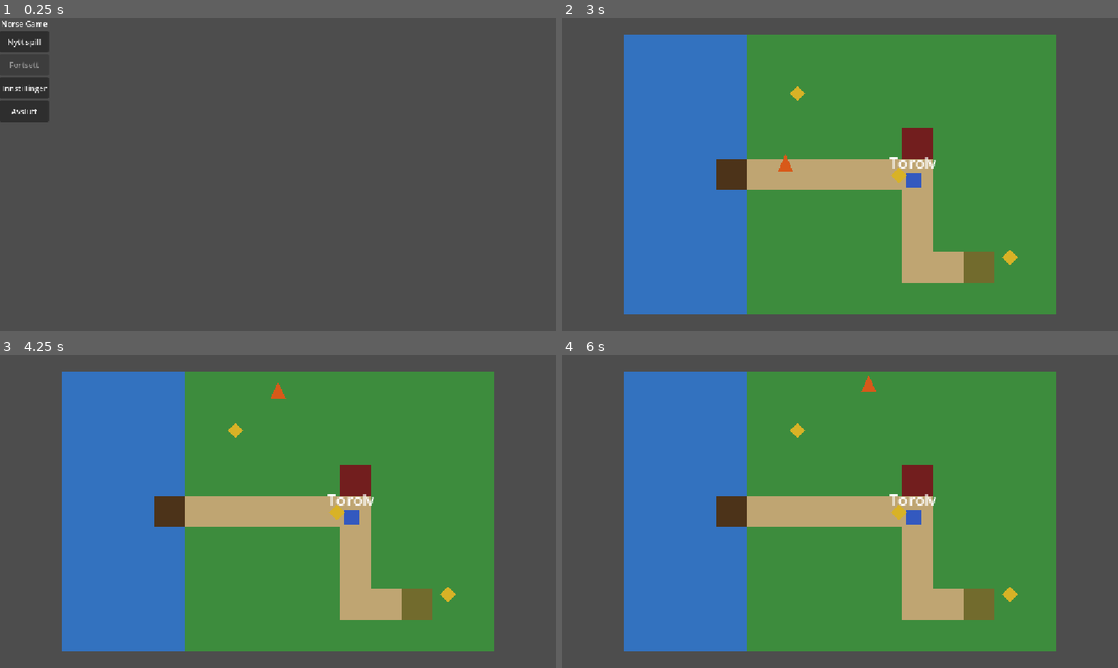
Above: before the commit, frames 1-4 (two rows, left to right).
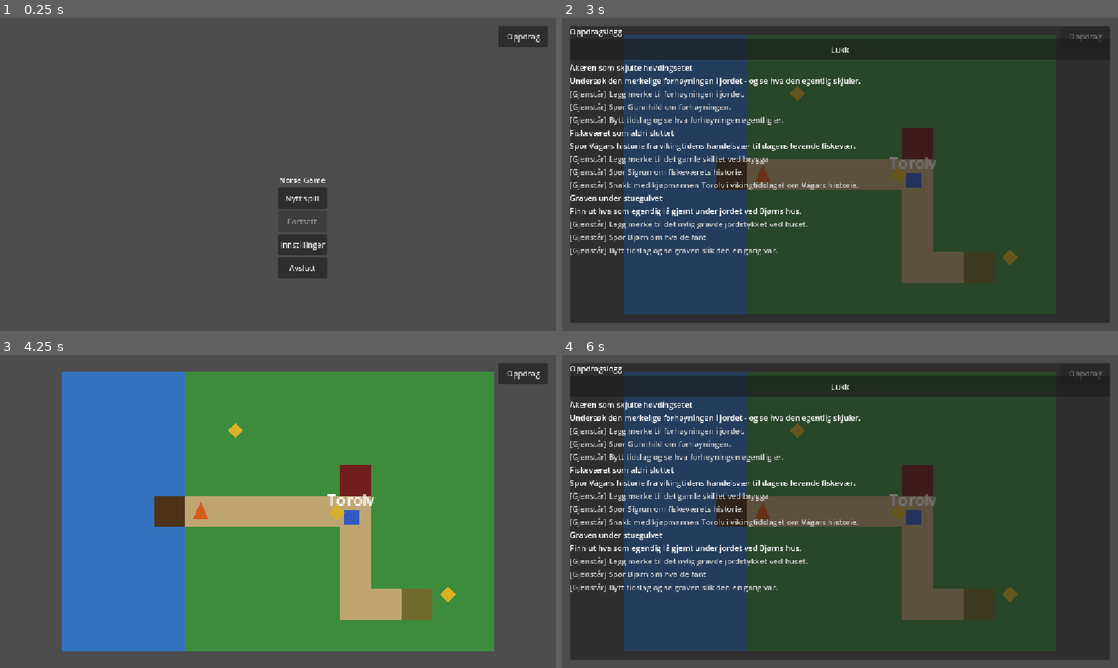
Above: after the commit, the same moments.

Repository: AtlasInMind/norse-game
Game: Godot game, scene res://scenes/main_menu.tscn
Two runs of this game, one before a commit and one after it. Both use one fixed random seed, a clock stepped at 60 frames per second and the inputs below.
Inputs (mouse positions are in pixels of both pictures, inside the frame that each line leads up to):
- Up to frame 1 (0.25 s): no input
- Up to frame 2 (3 s): click (1084, 36) at 0.5 s, where only the run after the commit has a clickable "Oppdrag"; click (840, 49) at 1.25 s, where only the run after the commit has a clickable "Lukk"; click "Nytt spill" at 2 s; click (1084, 36) at 2.75 s, where only the run after the commit has a clickable "Oppdrag"
- Up to frame 3 (4.25 s): click (278, 386) at 3.5 s, where only the run after the commit has a clickable "Lukk"
- Up to frame 4 (6 s): click (1084, 373) at 4.25 s, where only the run after the commit has a clickable "Oppdrag"; click (840, 386) at 5 s, where only the run after the commit has a clickable "Lukk"; click (1084, 373) at 5.75 s, where only the run after the commit has a clickable "Oppdrag"

The runs differ from the first frame. In frame 1, 4.2% of the frame differs, in the area x 0-99%, y 0-84%; in frame 2, 91%, in the area x 1-99%, y 2-98%; in frame 3, 0.7%; in frame 4, 91%.

Commit message:
Implementer synlig oppdragslogg-UI (issue #15)
Legger til en oppdragslogg (autoload QuestLogUI), åpnet via en
"Oppdrag"-knapp eller L-tasten, som viser alle aktive oppdrag med
tittel, beskrivelse og steg-status (fullført/gjenstår), koblet til
QuestManager sine quest_step_completed/quest_completed-signaler.
Fullførte oppdrag fjernes fra loggen. QuestManager fikk en ny
get_active_quests()-getter (defensiv kopi); era-bytte blokkeres nå
også mens loggen er åpen, i tillegg til under dialog.

Legger også til eksplisitte anchor-egenskaper på main_menu.tscn sin
rot-node - satt kun i kode via _ready() var ikke nok til å sentrere
menyen korrekt i selve web-eksporten (bekreftet under manuell
nettleser-testing av denne oppgaven).

Co-Authored-By: Claude Sonnet 5 <noreply@anthropic.com>
Claude-Session: https://claude.ai/code/session_014qgPGoKn3nZmKBvgbYEBQp

Diff:
--- a/game/project.godot
+++ b/game/project.godot
@@ -23,6 +23,7 @@
 QuestManager="*res://scripts/quest_manager.gd"
 DialogueUI="*res://scripts/dialogue_ui.gd"
 SettingsSystem="*res://scripts/settings_system.gd"
+QuestLogUI="*res://scripts/quest_log_ui.gd"
 
 [rendering]
 
--- a/game/scenes/main_menu.tscn
+++ b/game/scenes/main_menu.tscn
@@ -3,4 +3,9 @@
 [ext_resource type="Script" path="res://scripts/main_menu.gd" id="1_menuscript"]
 
 [node name="MainMenu" type="Control"]
+anchors_preset = 15
+anchor_right = 1.0
+anchor_bottom = 1.0
+grow_horizontal = 2
+grow_vertical = 2
 script = ExtResource("1_menuscript")
--- a/game/scripts/era_transition_controller.gd
+++ b/game/scripts/era_transition_controller.gd
@@ -25,7 +25,7 @@
 
 
 func _unhandled_input(event: InputEvent) -> void:
-	if _is_transitioning or DialogueUI.is_open():
+	if _is_transitioning or DialogueUI.is_open() or QuestLogUI.is_open():
 		return
 	if event is InputEventKey and event.pressed and not event.echo and event.keycode == KEY_E:
 		_toggle_era()
--- /dev/null
+++ b/game/scripts/quest_log_ui.gd
@@ -0,0 +1,151 @@
+extends CanvasLayer
+
+## Globalt oppdragslogg-UI (autoload "QuestLogUI"), bygget i kode etter
+## samme plassholderaktige mønster som dialogue_ui.gd, jf. CLAUDE.md om
+## placeholder-grafikk fram til M3. Viser aktive oppdrag med tittel,
+## beskrivelse og steg-status, koblet til QuestManager sine signaler.
+
+const STEP_DONE_COLOR := Color(0.4, 0.75, 0.45)
+const STEP_PENDING_COLOR := Color(0.8, 0.8, 0.8)
+
+var _toggle_button: Button
+var _barrier: Control
+var _quests_box: VBoxContainer
+
+
+func _ready() -> void:
+	layer = 80
+
+	_toggle_button = Button.new()
+	_toggle_button.text = "Oppdrag"
+	_toggle_button.custom_minimum_size = Vector2(0, 44)
+	_toggle_button.set_anchors_preset(Control.PRESET_TOP_RIGHT)
+	_toggle_button.grow_horizontal = Control.GROW_DIRECTION_BEGIN
+	_toggle_button.offset_left = -120
+	_toggle_button.offset_right = -16
+	_toggle_button.offset_top = 16
+	_toggle_button.offset_bottom = 60
+	_toggle_button.pressed.connect(toggle_log)
+	add_child(_toggle_button)
+
+	_barrier = Control.new()
+	_barrier.set_anchors_preset(Control.PRESET_FULL_RECT)
+	_barrier.mouse_filter = Control.MOUSE_FILTER_STOP
+	_barrier.visible = false
+	add_child(_barrier)
+
+	var panel := PanelContainer.new()
+	panel.set_anchors_preset(Control.PRESET_FULL_RECT)
+	panel.offset_left = 16
+	panel.offset_right = -16
+	panel.offset_top = 16
+	# Nesten full skjermhøyde: Control.clip_contents klipper ikke overskytende
+	# innhold i denne gl_compatibility-web-eksporten (bekreftet - verken på
+	# scroll, panel eller barrier har noen synlig effekt), så med kun 2-3
+	# oppdrag totalt i den vertikale skiven er det tryggere å gi loggen nok
+	# plass til å vise alt enn å stole på en scrollbar som ikke faktisk klipper.
+	panel.offset_bottom = -16
+	_barrier.add_child(panel)
+
+	var outer_layout := VBoxContainer.new()
+	panel.add_child(outer_layout)
+
+	var header := Label.new()
+	header.text = "Oppdragslogg"
+	outer_layout.add_child(header)
+
+	var close_button := Button.new()
+	close_button.text = "Lukk"
+	close_button.custom_minimum_size = Vector2(0, 44)
+	close_button.pressed.connect(close_log)
+	outer_layout.add_child(close_button)
+
+	var scroll := ScrollContainer.new()
+	scroll.size_flags_vertical = Control.SIZE_EXPAND_FILL
+	scroll.horizontal_scroll_mode = ScrollContainer.SCROLL_MODE_DISABLED
+	outer_layout.add_child(scroll)
+
+	_quests_box = VBoxContainer.new()
+	_quests_box.size_flags_horizontal = Control.SIZE_EXPAND_FILL
+	scroll.add_child(_quests_box)
+
+	QuestManager.quest_step_completed.connect(_on_quest_progress_changed)
+	QuestManager.quest_completed.connect(_on_quest_progress_changed)
+
+
+func _unhandled_input(event: InputEvent) -> void:
+	if DialogueUI.is_open():
+		return
+	if event is InputEventKey and event.pressed and not event.echo and event.keycode == KEY_L:
+		toggle_log()
+
+
+func toggle_log() -> void:
+	if _barrier.visible:
+		close_log()
+	else:
+		open_log()
+
+
+func open_log() -> void:
+	_refresh()
+	_barrier.visible = true
+
+
+func close_log() -> void:
+	_barrier.visible = false
+
+
+func is_open() -> bool:
+	return _barrier.visible
+
+
+func _on_quest_progress_changed(_quest: Quest, _step_index: int = -1) -> void:
+	if _barrier.visible:
+		_refresh()
+
+
+func _refresh() -> void:
+	for child in _quests_box.get_children():
+		child.queue_free()
+
+	# Fullførte oppdrag fjernes fra loggen (i stedet for å markeres) - med kun
+	# 2-3 oppdrag totalt i den vertikale skiven er dette enklere for
+	# spilleren å lese enn en stadig voksende liste med fullførte oppføringer.
+	var quests := QuestManager.get_active_quests().filter(
+		func(quest: Quest) -> bool: return not QuestManager.is_quest_completed(quest.quest_id)
+	)
+
+	if quests.is_empty():
+		var empty_label := Label.new()
+		empty_label.text = "Ingen aktive oppdrag."
+		_quests_box.add_child(empty_label)
+		return
+
+	for quest in quests:
+		_quests_box.add_child(_build_quest_entry(quest))
+
+
+func _build_quest_entry(quest: Quest) -> Control:
+	var entry := VBoxContainer.new()
+
+	var title_label := Label.new()
+	title_label.text = quest.title
+	entry.add_child(title_label)
+
+	var description_label := Label.new()
+	description_label.text = quest.description
+	description_label.autowrap_mode = TextServer.AUTOWRAP_WORD
+	entry.add_child(description_label)
+
+	var done_count := QuestManager.completed_step_count(quest.quest_id)
+	for i in quest.steps.size():
+		var step: QuestStep = quest.steps[i]
+		var step_label := Label.new()
+		var is_done := i < done_count
+		step_label.text = "[%s] %s" % ["Fullført" if is_done else "Gjenstår", step.description]
+		step_label.modulate = STEP_DONE_COLOR if is_done else STEP_PENDING_COLOR
+		step_label.autowrap_mode = TextServer.AUTOWRAP_WORD
+		entry.add_child(step_label)
+
+	return entry
--- a/game/scripts/quest_manager.gd
+++ b/game/scripts/quest_manager.gd
@@ -49,6 +49,12 @@
 	return _completed_quest_ids.has(quest_id)
 
 
+## Brukes av oppdragslogg-UI-et for å liste aktive oppdrag. Returnerer en
+## kopi slik at kallere ikke kan mutere QuestManagers interne tilstand.
+func get_active_quests() -> Array[Quest]:
+	return _active_quests.duplicate()
+
+
 func completed_step_count(quest_id: String) -> int:
 	return _completed_step_counts.get(quest_id, 0)
 
Not shown, added: game/scripts/quest_log_ui.gd.uid
